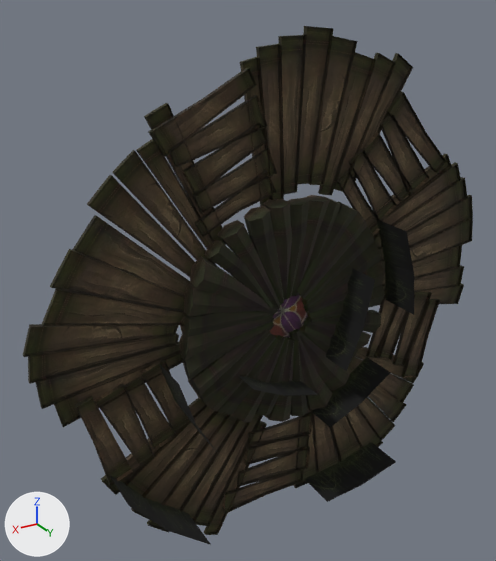
Two versions of the OBJ model sceneobjs/jingling_01/jingling01_shu06a.obj, one commit apart.
Before and after are seen from a 50 mm lens placed at (2776.0, 3872.0, 2286.0), pointed at (286.0, -278.0, 211.0). The axes (+X, +Y, +Z) are drawn at lower left. The lights are the same throughout. Where no turn or scale is listed for an object, it has been applied to the vertices. Vertices at the same position are counted once.

The first picture shows 'jingling01_shu06a'.
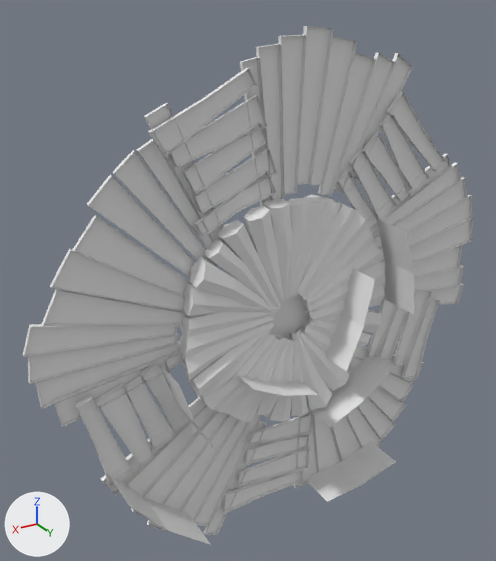
Pixel boxes (x1, y1, x2, y2) of what changed, in the pictures (496 x 561 px):
part 1 of me_jingling01_shu06a, recoloured (black to grey): (179, 195, 385, 422) in both
part 2 of me_jingling01_shu06a, recoloured (black to grey): (110, 220, 414, 545) in both
part 3 of me_jingling01_shu06a, recoloured (brown to grey): (75, 67, 459, 514) in both
part 4 of me_jingling01_shu06a, recoloured (brown to grey): (23, 26, 473, 535) in both
part 5 of me_jingling01_shu06a, recoloured: (270, 295, 308, 338) in both

The edits, one by one:
Material 'material_7' (mat_material_7_1) is new.
Its base color is (0.8, 0.8, 0.8) (white #e7e7e7).
Its roughness is 1.0.
Material 'material_4' (mat_material_4_1) is new.
Its base color is (0.8, 0.8, 0.8) (white #e7e7e7).
Its roughness is 1.0.
Material 'material_2' (mat_material_2_1) is new.
Its base color is (0.8, 0.8, 0.8) (white #e7e7e7).
Its roughness is 1.0.
Material 'material_5' (mat_material_5_1) is new.
Its base color is (0.8, 0.8, 0.8) (white #e7e7e7).
Its roughness is 1.0.
Material 'material_6' (mat_material_6_1) is new.
Its base color is (0.8, 0.8, 0.8) (white #e7e7e7).
Its roughness is 1.0.
me_jingling01_shu06a has 1226 vertices, 1720 faces and spans x -2025.0..2025.0, y -223.0..223.0, z -2034.0..2034.0.
me_jingling01_shu06a is used by ob_jingling01_shu06a; location (0.0, 0.0, 0.0).
me_jingling01_shu06a part 1: all 658 faces that had it switch from mat_material_2 (picture img_jingling01_shu06_02_png) to mat_material_2_1 (white #e7e7e7).
me_jingling01_shu06a part 2: all 28 faces that had it switch from mat_material_4 (picture img_jingling01_shu06_05_png) to mat_material_4_1 (white #e7e7e7).
me_jingling01_shu06a part 3: all 564 faces that had it switch from mat_material_5 (picture img_jingling01_shu02_01_png) to mat_material_5_1 (white #e7e7e7).
me_jingling01_shu06a part 4: all 460 faces that had it switch from mat_material_6 (picture img_jingling01_shu02_02_png) to mat_material_6_1 (white #e7e7e7).
me_jingling01_shu06a part 5: all 10 faces that had it switch from mat_material_7 (picture img_jingling01_shu06_06_png) to mat_material_7_1 (white #e7e7e7).
